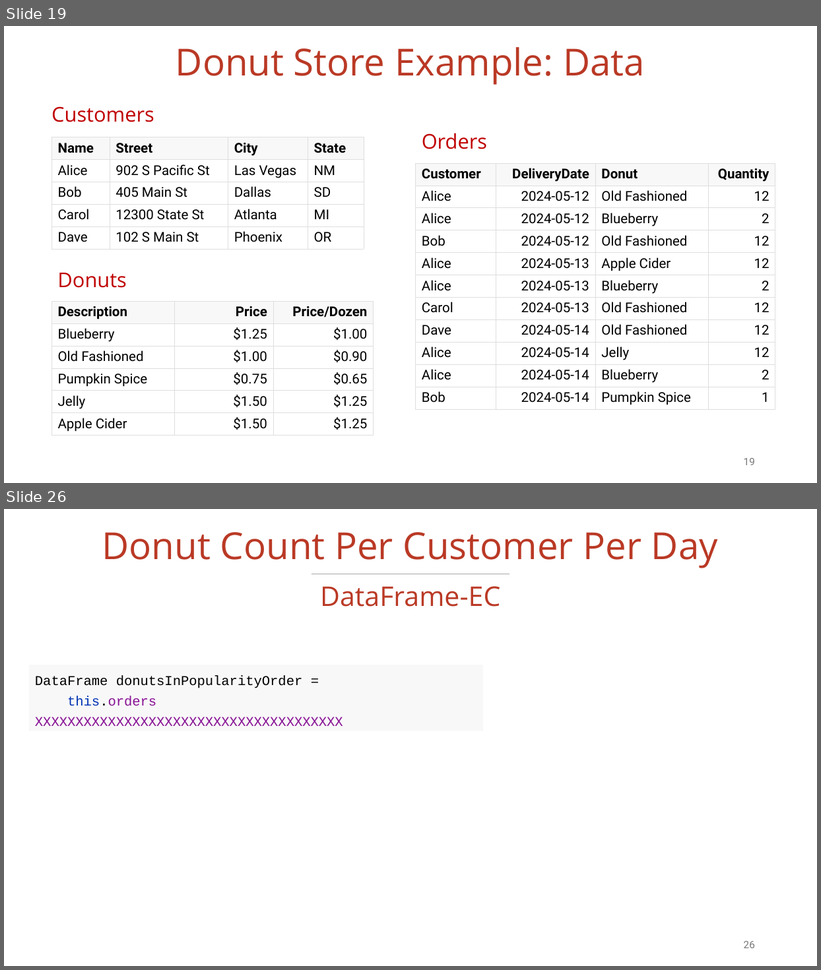
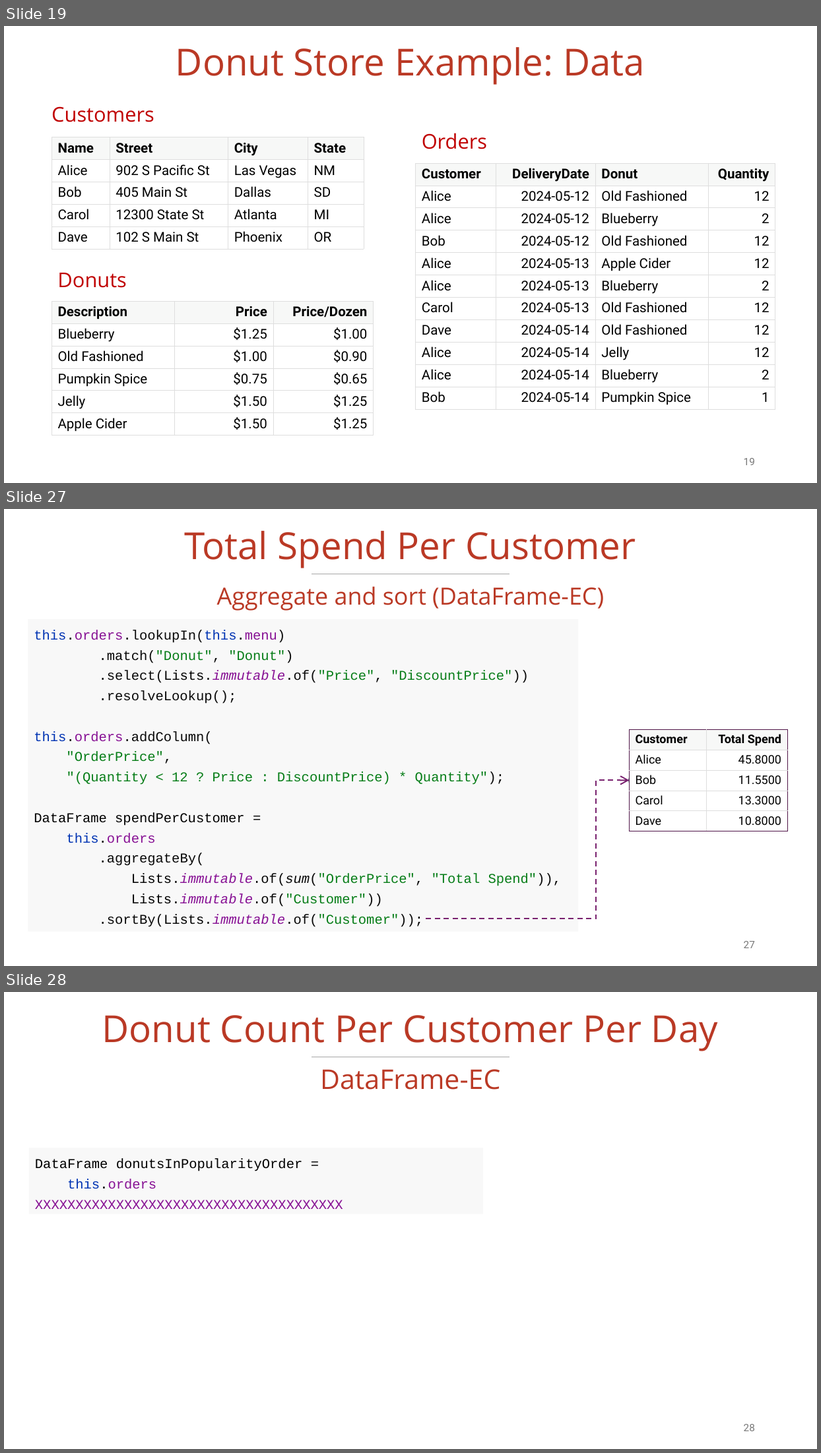
Before and after one commit to vmzakharov/missing-dataframe-talk, a slide deck: presentation/Missing_Dataframe_Short.pptx. Shown one above the other, each under a label of ours: slides 19 and 26 before the commit, slides 19, 27 and 28 after it; the slides between them are not shown. The pictures are 821x970 and 821x1453 pixels, drawn with LibreOffice and Linux fonts; fonts in the diff are those of the drawing. Boxes give left, top, right and bottom in pixels: in the first picture for what was removed or moved away, otherwise in the second. Text is boxed around its words. In the diff, an @@ line names an element or a change of style, - is before the commit and + after.

```diff
--- a/presentation/Missing_Dataframe_Short.pptx
+++ b/presentation/Missing_Dataframe_Short.pptx
@@ slide 27 added at (4, 509, 817, 966), background #FFFFFF @@
@@ title added at (184, 531, 636, 568), 44 pt, text #BA3925 @@
+Total Spend Per Customer
@@ text added at (217, 586, 604, 611), 28 pt, text #BA3925 @@
+Aggregate and sort (DataFrame-EC)
@@ line added from (312, 574) to (510, 574), #A6A6A6 1 pt @@
@@ rectangle added at (28, 619, 578, 931), fill #F8F8F8, 16 pt, text #067D17 @@
+this.orders.lookupIn(this.menu)
+.match("Donut", "Donut")
+.select(Lists.immutable.of("Price", "DiscountPrice"))
+.resolveLookup();
+this.orders.addColumn(
+"OrderPrice",
+"(Quantity < 12 ? Price : DiscountPrice) * Quantity");
+DataFrame spendPerCustomer =
+this.orders
+.aggregateBy(
+Lists.immutable.of(sum("OrderPrice", "Total Spend")),
+Lists.immutable.of("Customer"))
+.sortBy(Lists.immutable.of("Customer"));
@@ table added at (629, 730, 787, 832), 5 rows, 2 columns @@
+Customer | Total Spend
+Alice | 45.8000
+Bob | 11.5500
+Carol | 13.3000
+Dave | 10.8000
@@ elbow arrow added from (426, 919) to (629, 780), #78206E 1.5 pt dashed @@
@@ ellipse added at (629, 772, 644, 788), fill #156082, outline #092A39 1.5 pt @@
@@ page number added at (744, 941, 755, 949), 12 pt, text #797979 @@
+27
@@ what was slide 26 is now slide 28 @@
@@ page number at (744, 1424, 755, 1432): text changed @@
-26
+28
```
Also in this commit, not shown: 7 slides changed, 4 other slides added, 2 slides removed, 3 other files.
